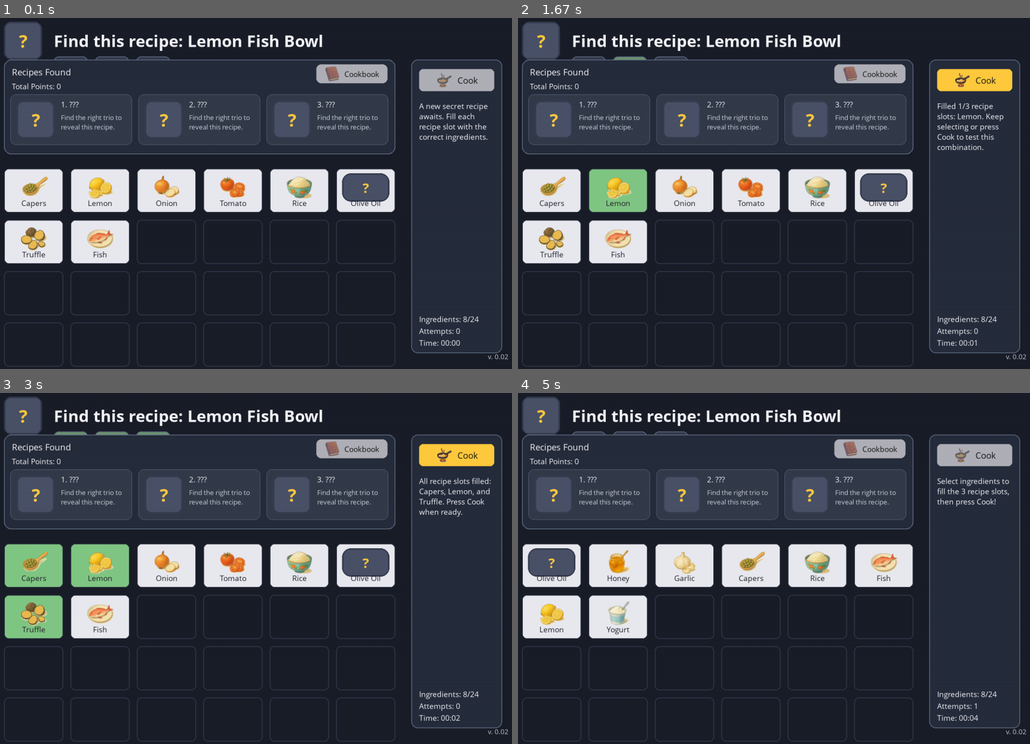
Above: before the commit, frames 1-4 (two rows, left to right).
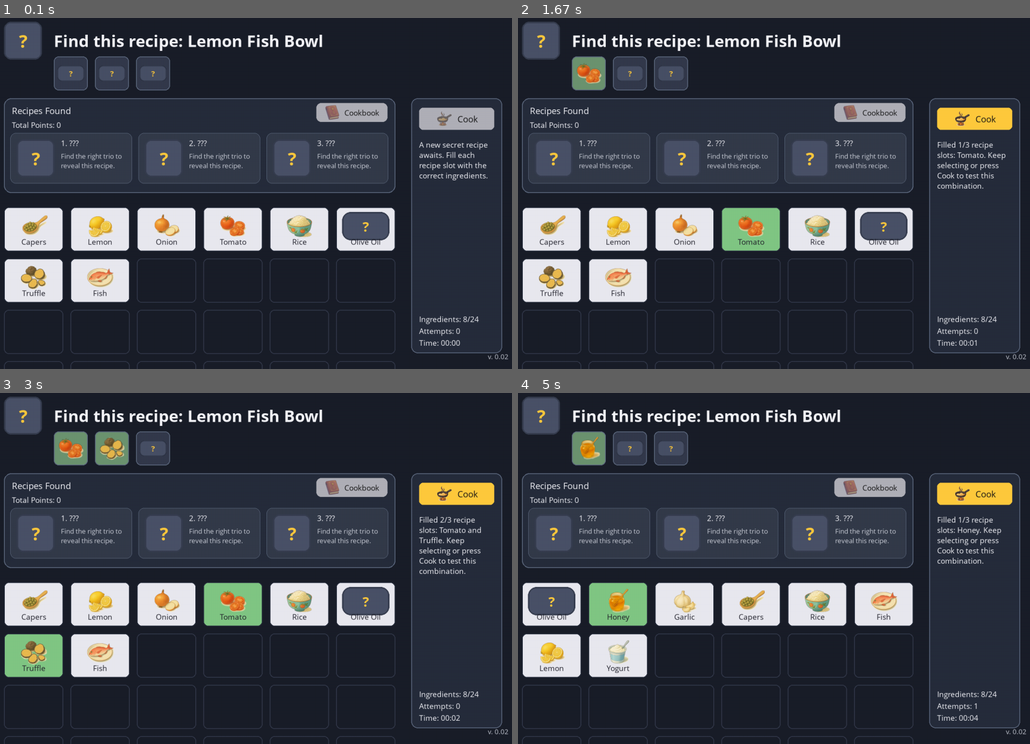
Above: after the commit, the same moments.

Repository: chrixbedardcad/FoodSimulator
Game: pygame game, started from secret_recipe_pygame.py
Same seed, same stepped clock (60 frames per second), same inputs: the game is played once before the commit and once after it.
Inputs (mouse positions are in pixels of both pictures, inside the frame that each line leads up to):
- Up to frame 1 (0.1 s): no input
- Up to frame 2 (1.67 s): click (768, 189) at 0.38 s; click (635, 193) at 0.72 s; click "Tomato" at 1.05 s
- Up to frame 3 (3 s): click (56, 557) at 1.88 s; click "Truffle" at 2.72 s
- Up to frame 4 (5 s): click "Cook" at 3.05 s; click "Honey" at 3.38 s; click (589, 600) at 3.72 s; click "Honey" at 4.55 s; click (640, 628) at 4.88 s

The runs differ from the first frame. In frame 1, 31% of the frame differs, in the area x 0-99%, y 11-100%; in frame 2, 32%; in frame 3, 33%; in frame 4, 32%.

Commit message:
Adjust header spacing for recipe slots

Diff:
--- a/secret_recipe_pygame.py
+++ b/secret_recipe_pygame.py
@@ -288,8 +288,28 @@
         pygame.time.set_timer(NEXT_ROUND_EVENT, NEXT_ROUND_DELAY_MS, loops=1)
 
     # --- Layout helpers -----------------------------------------------------
+    def _header_bottom(self) -> int:
+        header_y = 40
+        text_height = self.font_title.get_linesize()
+        text_bottom = header_y + text_height
+
+        recipe_surface = self._recipe_image_surface(self.current_recipe)
+        image_height = recipe_surface.get_height()
+        image_top = header_y + (text_height - image_height) // 2
+        image_top = max(20, image_top)
+        image_bottom = image_top + image_height
+
+        slot_bottom = text_bottom
+        slot_count = len(self.recipe_slots)
+        if slot_count:
+            slot_height = RECIPE_SLOT_SIZE[1]
+            slot_y = max(image_top, text_bottom + 12)
+            slot_bottom = slot_y + slot_height
+
+        return max(text_bottom, image_bottom, slot_bottom)
+
     def _summary_panel_rect(self) -> pygame.Rect:
-        header_bottom = 40 + self.font_title.get_linesize()
+        header_bottom = self._header_bottom()
         top = header_bottom + self.summary_panel_header_gap
         return pygame.Rect(
             self.card_left_margin,
@@ -332,6 +352,7 @@
         self.recipe_slots = [None] * count
         self.card_to_slot.clear()
         self.selected_indices.clear()
+        self._recompute_layout()
 
     def _clear_recipe_slots(self) -> None:
         if not self.recipe_slots:
